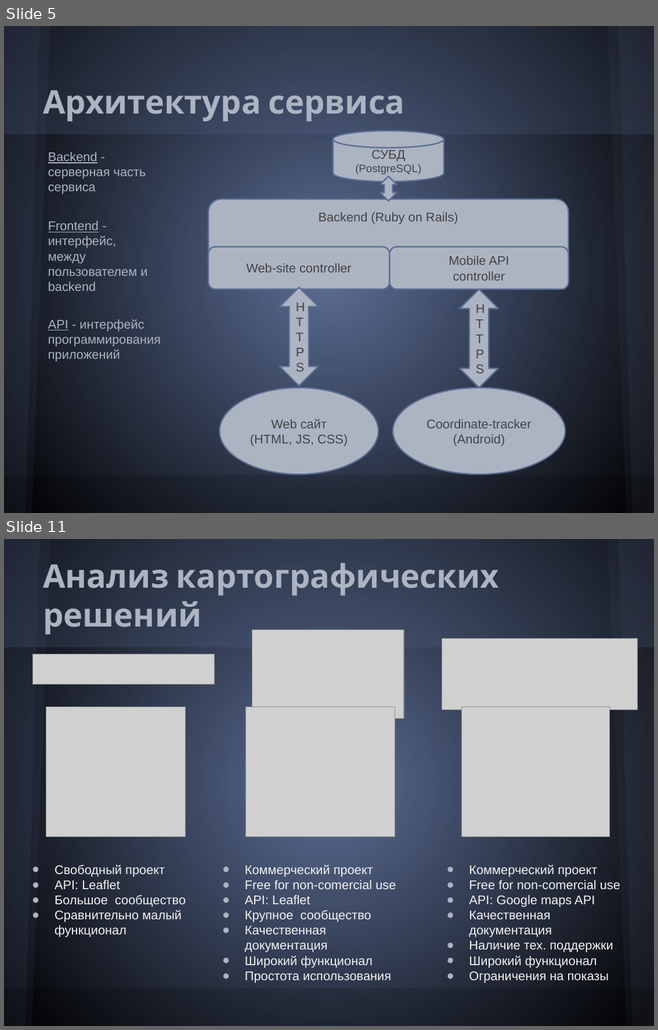
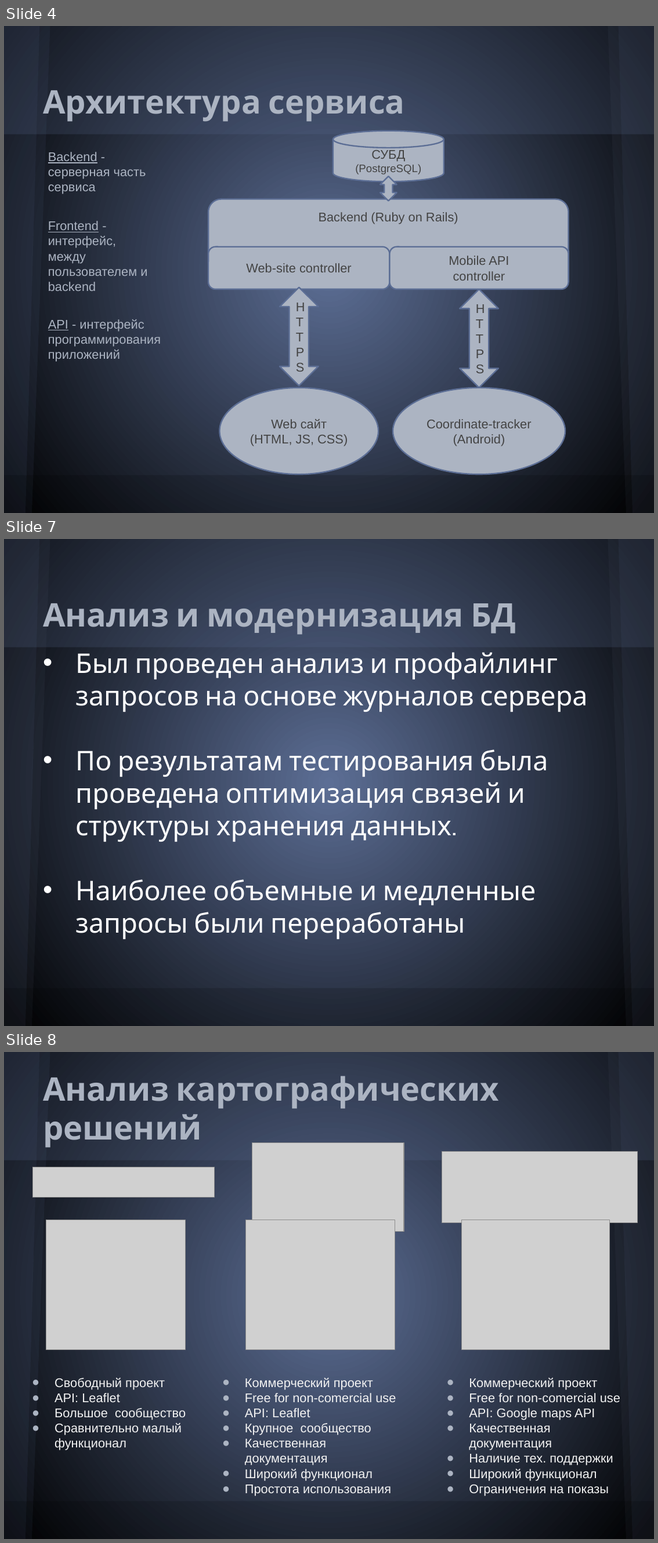
Before and after one commit to Melancholic/Coordinate-reports, a slide deck: Презентация.pptx. Shown one above the other, each under a label of ours: slides 5 and 11 before the commit, slides 4, 7 and 8 after it; the slides between them are not shown. The pictures are 658x1030 and 658x1543 pixels, drawn with LibreOffice and Linux fonts; fonts in the diff are those of the drawing; grey boxes stand for pictures. Boxes give left, top, right and bottom in pixels: in the first picture for what was removed or moved away, otherwise in the second. Text is boxed around its words. In the diff, an @@ line names an element or a change of style, - is before the commit and + after.

```diff
--- a/Презентация.pptx
+++ b/Презентация.pptx
@@ slide 7 added at (4,539,654,1026), background gradient #5C6E95 to #000000; not listed: 5 template elements that a slide beside it also shows @@
@@ freeform shape added at (4,539,50,1026), fill #5A6378 at 10% opacity @@
@@ title added at (43,603,516,635), 36 pt, text #ACB4C2, bold @@
+Анализ и модернизация БД
@@ text added at (75,652,587,939), 30 pt, text #FFFFFF @@
+• Был проведен анализ и профайлинг запросов на основе журналов сервера
+• По результатам тестирования была проведена оптимизация связей и структуры хранения данных.
+• Наиболее объемные и медленные запросы были переработаны
@@ what was slide 5 is now slide 4 @@
@@ what was slide 11 is now slide 8 @@
```
Also in this commit, not shown: 2 slides changed, 2 other slides added, 4 slides removed, 5 other files.
